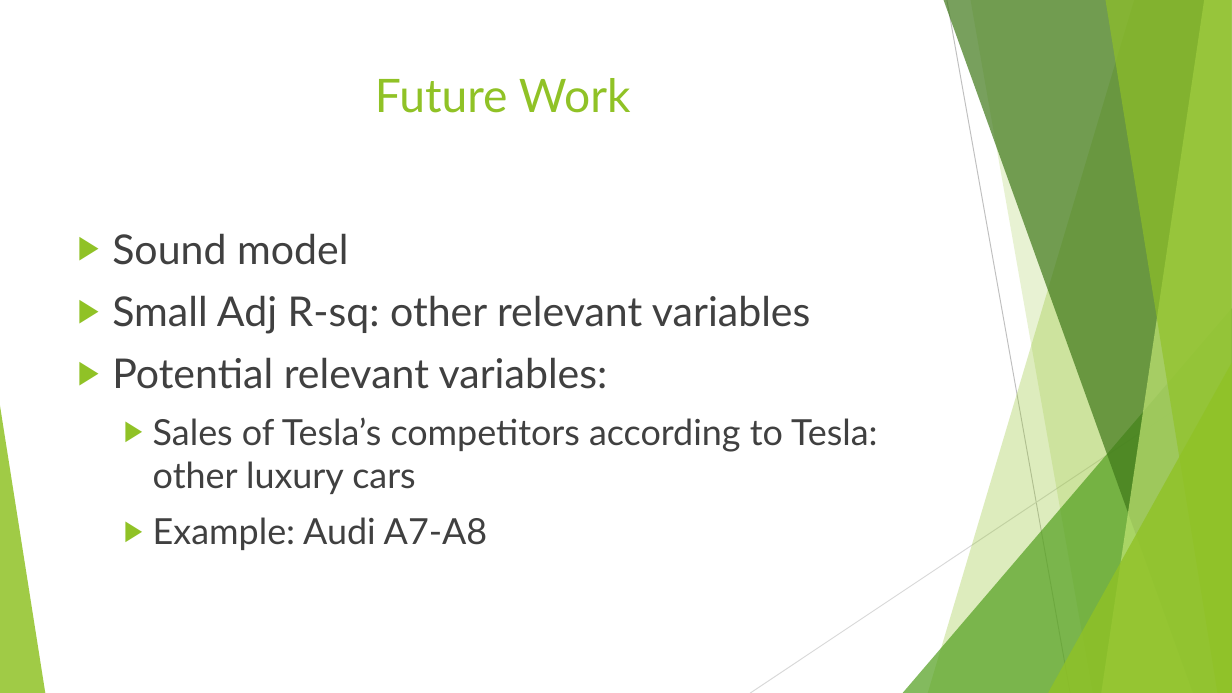
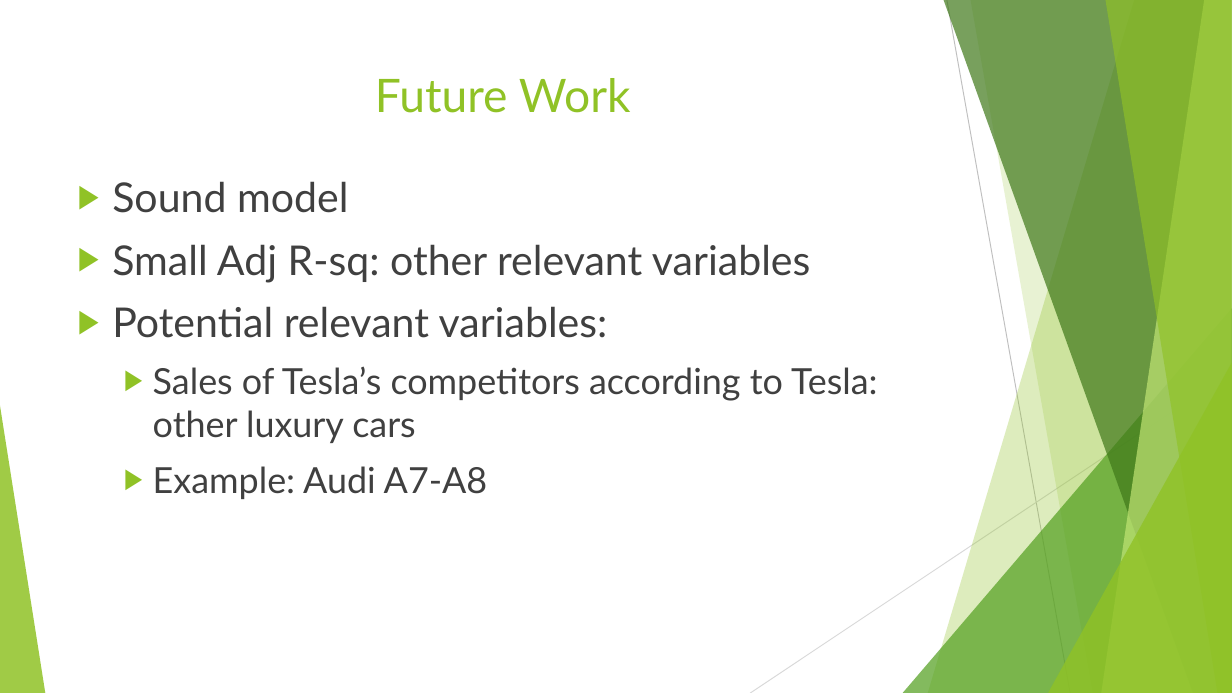
Before and after one commit to sonamgupta1105/Tesla_Analytics, a slide deck: slide 13 of finalPptTesla.pptx. Drawn at 1232x693 pixels with LibreOffice and Linux fonts; fonts in the diff are those of the drawing. Boxes give left, top, right and bottom in pixels: in the first picture for what was removed or moved away, otherwise in the second. Text is boxed around its words. In the diff, an @@ line names an element or a change of style, - is before the commit and + after.

```diff
--- a/finalPptTesla.pptx
+++ b/finalPptTesla.pptx
@@ text "Sound model": place and size @@
-text "Sound model" at box(112, 233, 878, 550)
+text "Sound model" at box(112, 181, 878, 499)
```
Also in this commit, not shown: 8 other slides changed.
